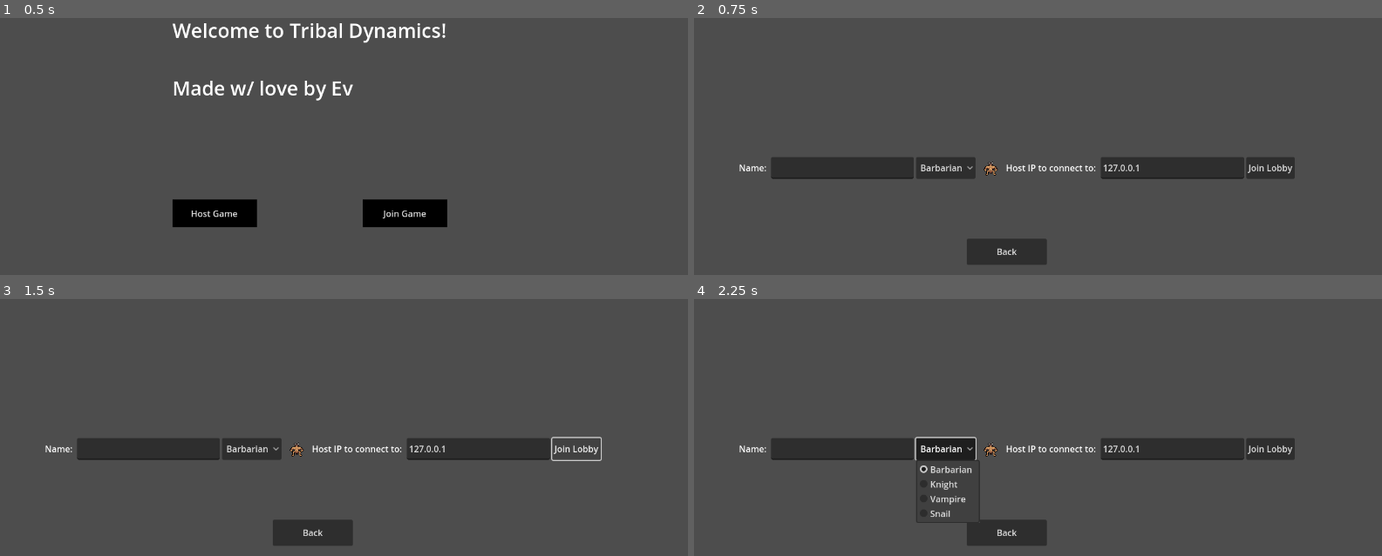
Above: before the commit, frames 1-4 (two rows, left to right).
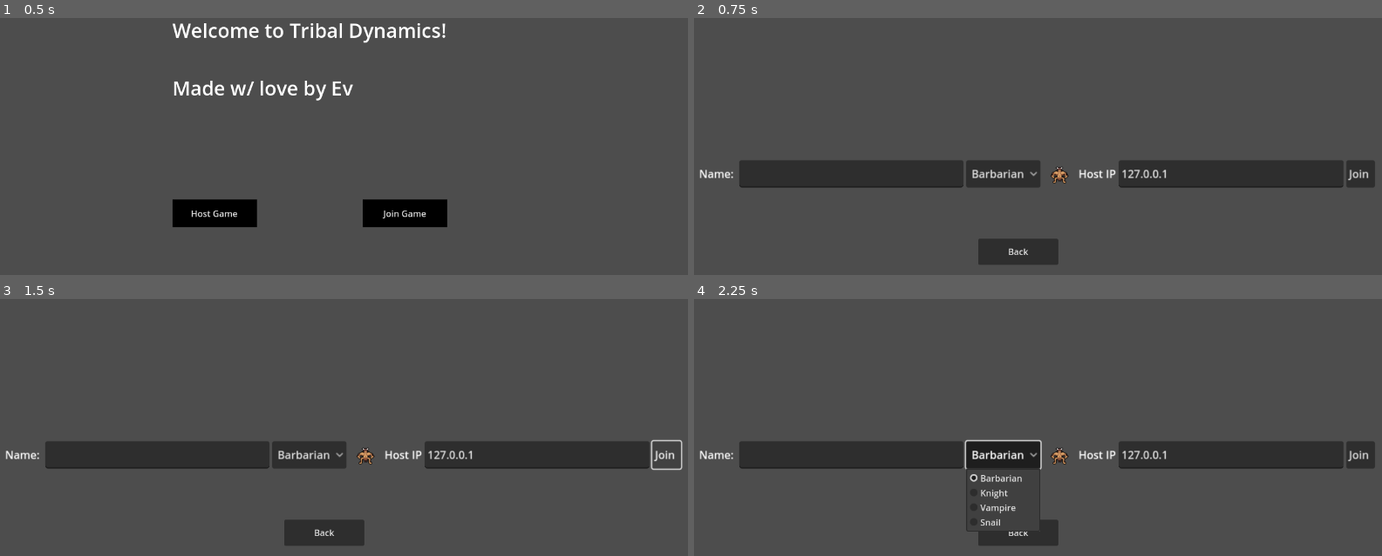
Above: after the commit, the same moments.

Repository: OneWhoLepps/TribalDynamics
Game: Godot game, scene res://Scenes/RefactoredTribalDynamics/MainScene.tscn
Two runs of this game, one before a commit and one after it. Both use one fixed random seed, a clock stepped at 60 frames per second and the inputs below.
Inputs:
- Up to frame 1 (0.5 s): no input
- Up to frame 2 (0.75 s): click "Join Game" at 0.5 s
- Up to frame 3 (1.5 s): click "Join Lobby" (after the commit: "Join") at 1.25 s
- Up to frame 4 (2.25 s): click "Barbarian" at 2 s

Frame 1 is identical in both runs. In frame 2, 6.3% of the frame differs, in the area x 0-99%, y 54-96%; in frame 3, 6.1%; in frame 4, 6.9%, in the area x 0-99%, y 53-96%.

Commit message:
Tweak join lobby to make it look better

Diff:
--- a/Assets/VisualEffects/FightCloud/FightCloud.tscn
+++ b/Assets/VisualEffects/FightCloud/FightCloud.tscn
@@ -76,5 +76,5 @@
 
 [node name="FightCloud-Sprite" type="AnimatedSprite2D" parent="."]
 sprite_frames = SubResource("SpriteFrames_ym256")
-frame_progress = 0.354991
+frame_progress = 0.830457
 script = ExtResource("2_lvjmx")
--- a/Scenes/RefactoredTribalDynamics/JoinLobbyScene.tscn
+++ b/Scenes/RefactoredTribalDynamics/JoinLobbyScene.tscn
@@ -14,10 +14,11 @@
 
 [node name="HBoxContainer" type="HBoxContainer" parent="."]
 layout_mode = 0
-offset_left = 92.0
-offset_top = 329.0
-offset_right = 1112.0
-offset_bottom = 369.0
+offset_left = 19.0
+offset_top = 335.0
+offset_right = 1011.0
+offset_bottom = 375.0
+scale = Vector2(1.25, 1.25)
 
 [node name="PlayerNameLabel" type="Label" parent="HBoxContainer"]
 layout_mode = 2
@@ -44,7 +45,7 @@
 
 [node name="Label" type="Label" parent="HBoxContainer"]
 layout_mode = 2
-text = "Host IP to connect to: "
+text = "Host IP"
 
 [node name="IPInput" type="LineEdit" parent="HBoxContainer"]
 layout_mode = 2
@@ -53,13 +54,13 @@
 
 [node name="JoinButton" type="Button" parent="HBoxContainer"]
 layout_mode = 2
-text = "Join Lobby"
+text = "Join "
 
 [node name="ReturnToMain" type="Button" parent="."]
 layout_mode = 0
-offset_left = 510.0
+offset_left = 531.0
 offset_top = 479.0
-offset_right = 657.0
+offset_right = 678.0
 offset_bottom = 527.0
 text = "Back"
 
